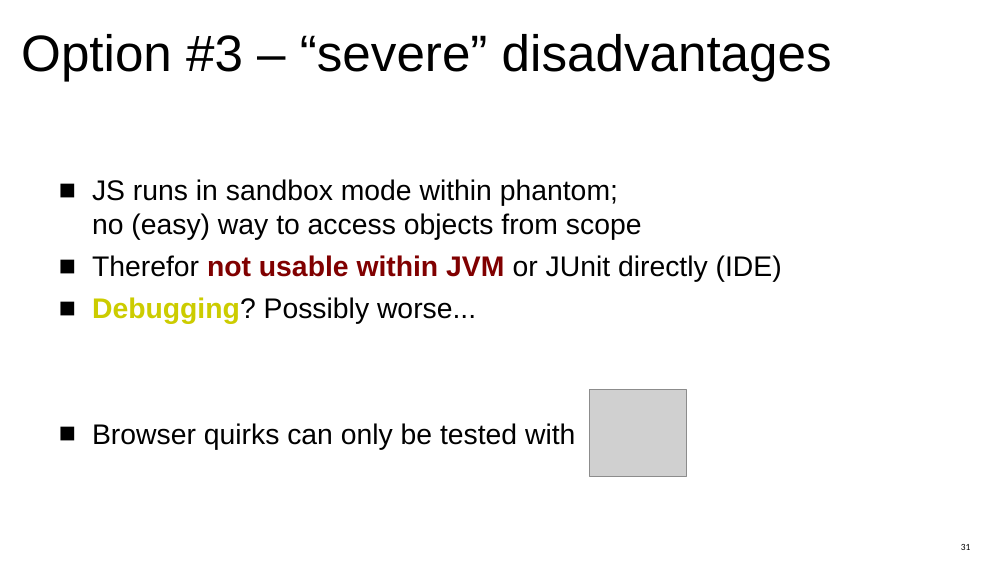
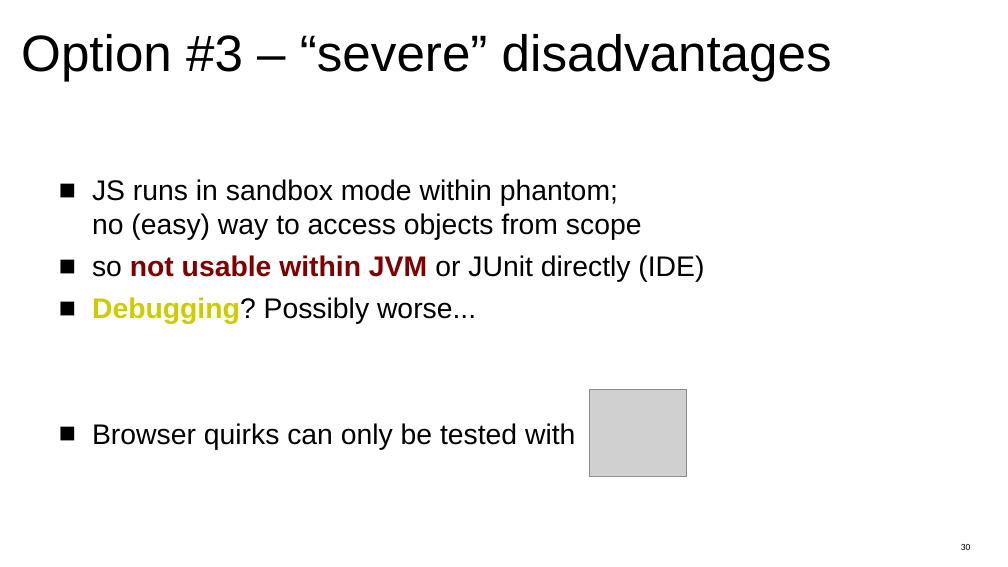
Before and after one commit to jefklak/jstesting-integration, a slide deck: slide 30 of presentation_final.odp (slide 31 before the commit). Drawn at 1008x567 pixels with LibreOffice and Linux fonts; fonts in the diff are those of the drawing; grey boxes stand for pictures; background and template pictures are left out. Boxes give left, top, right and bottom in pixels: in the first picture for what was removed or moved away, otherwise in the second. Text is boxed around its words. In the diff, an @@ line names an element or a change of style, - is before the commit and + after.

```diff
--- a/presentation_final.odp
+++ b/presentation_final.odp
@@ text at box(92, 255, 704, 282): text changed @@
-■ Therefor not usable within JVM or JUnit directly (IDE)
+■ so not usable within JVM or JUnit directly (IDE)
@@ page number at box(961, 544, 971, 550): text changed @@
-31
+30
```
Also in this commit, not shown: 9 other slides changed, 1 slide removed.
